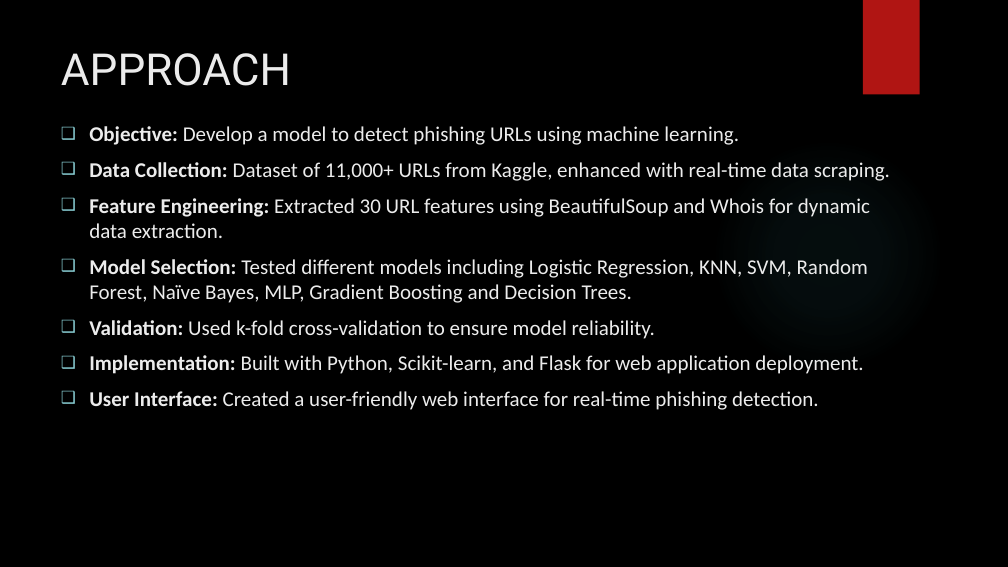
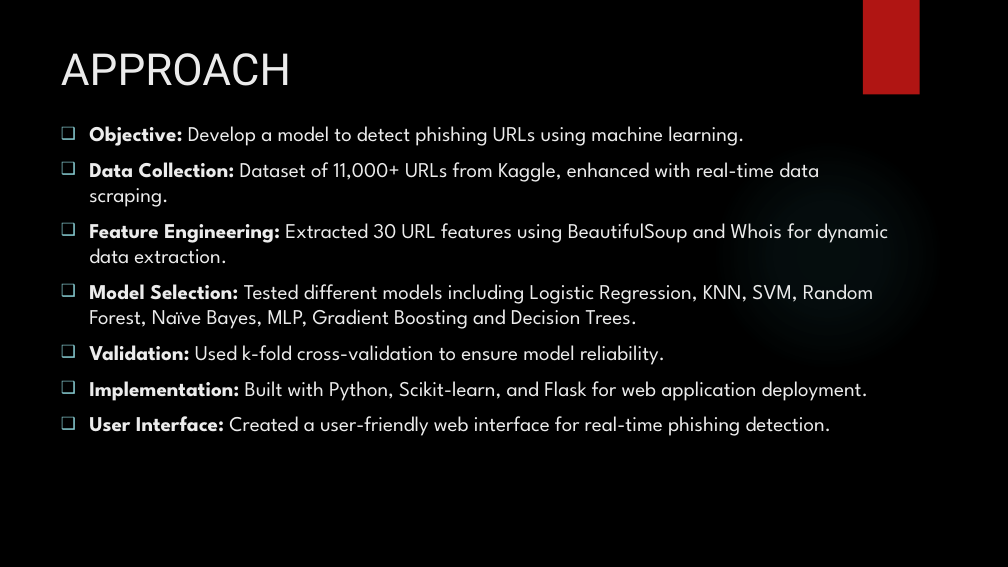
Before and after one commit to mpriyankapatil/ISU-Software_Project_2024, a slide deck: slide 4 of SoftwareProject_FinalPresentation.pptx. Drawn at 1008x567 pixels with LibreOffice and Linux fonts; fonts in the diff are those of the drawing; background and template pictures are left out. Boxes give left, top, right and bottom in pixels: in the first picture for what was removed or moved away, otherwise in the second. Text is boxed around its words. In the diff, an @@ line names an element or a change of style, - is before the commit and + after.

```diff
--- a/SoftwareProject_FinalPresentation.pptx
+++ b/SoftwareProject_FinalPresentation.pptx
@@ text "Objective: Develop a model to ..." at (89,126,888,436): font Calibri to League Spartan @@
```
Also in this commit, not shown: 1 other file.
